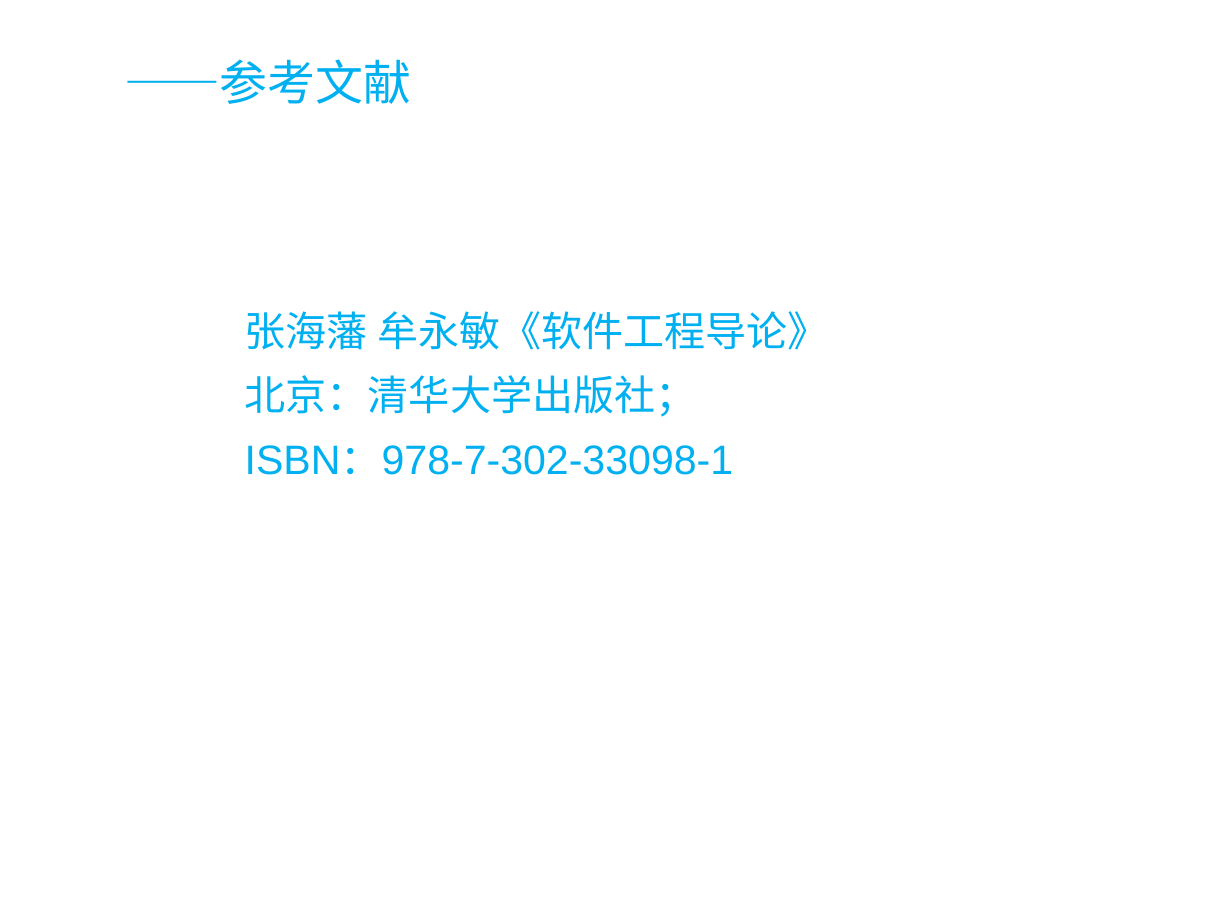
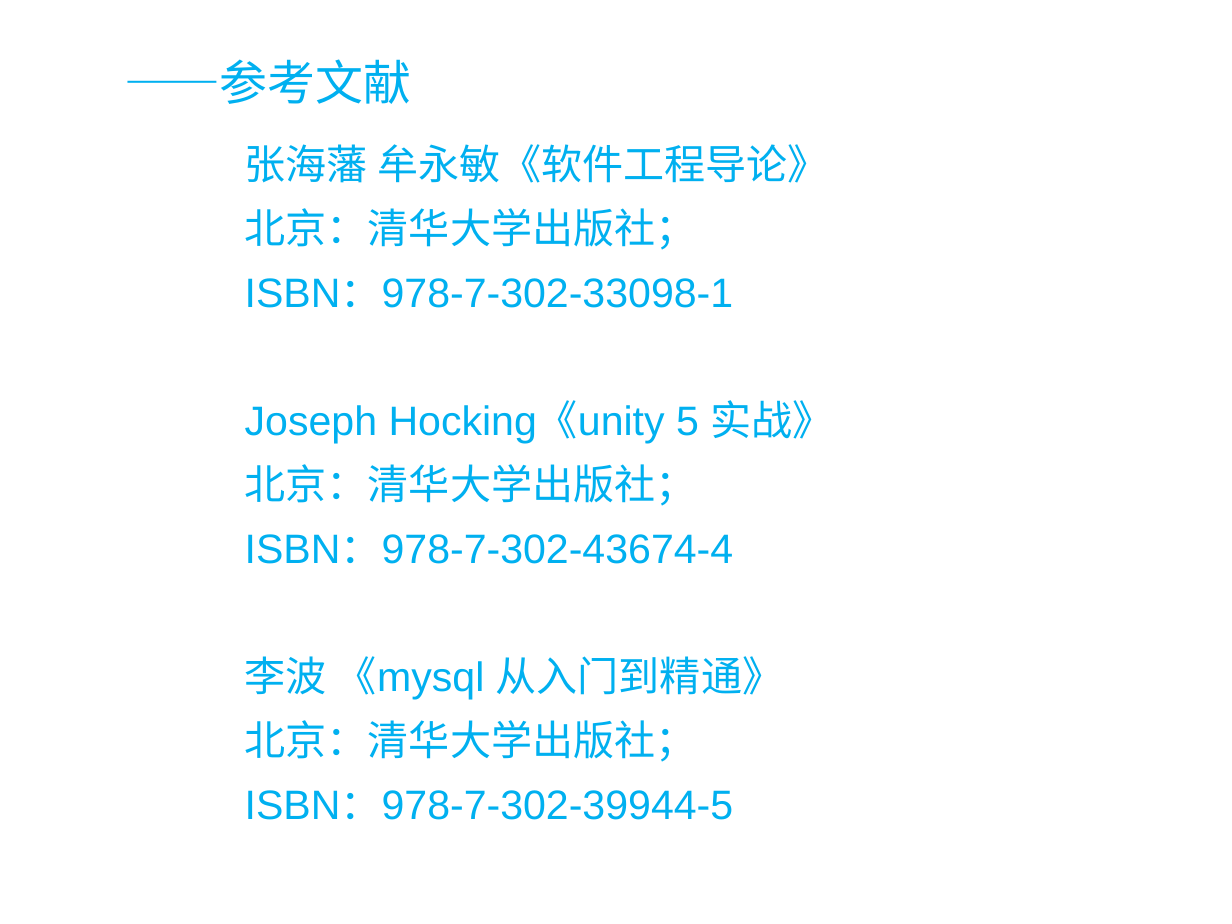
Before and after one commit to SE2018G18/SE2018-G18-Project, a slide deck: slide 38 of SE2018春-G18-项目总结.pptx (slide 42 before the commit). Drawn at 1232x924 pixels with LibreOffice and Linux fonts; fonts in the diff are those of the drawing; background and template pictures are left out. Boxes give left, top, right and bottom in pixels: in the first picture for what was removed or moved away, otherwise in the second. Text is boxed around its words. In the diff, an @@ line names an element or a change of style, - is before the commit and + after.

```diff
--- a/SE2018春-G18-项目总结.pptx
+++ b/SE2018春-G18-项目总结.pptx
@@ text "张海藩 牟永敏《软件工程导论》": place and size @@
-text "张海藩 牟永敏《软件工程导论》" at (245,311,829,475)
+text "张海藩 牟永敏《软件工程导论》" at (245,144,833,820)
@@ text at (245,400,833,820): paragraphs added @@
+Joseph Hocking《unity 5 实战》
+北京：清华大学出版社；
+ISBN：978-7-302-43674-4
+李波 《mysql 从入门到精通》
+北京：清华大学出版社；
+ISBN：978-7-302-39944-5
```
Also in this commit, not shown: 4 other slides changed, 2 slides added, 7 slides removed, 10 other files.
